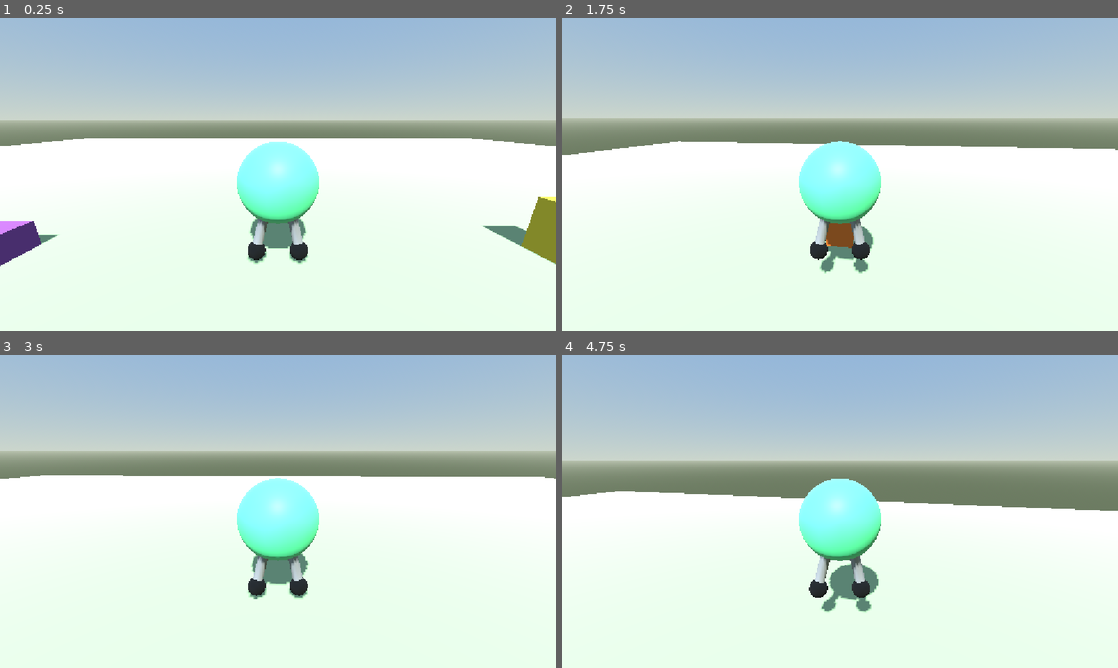
Above: before the commit, frames 1-4 (two rows, left to right).
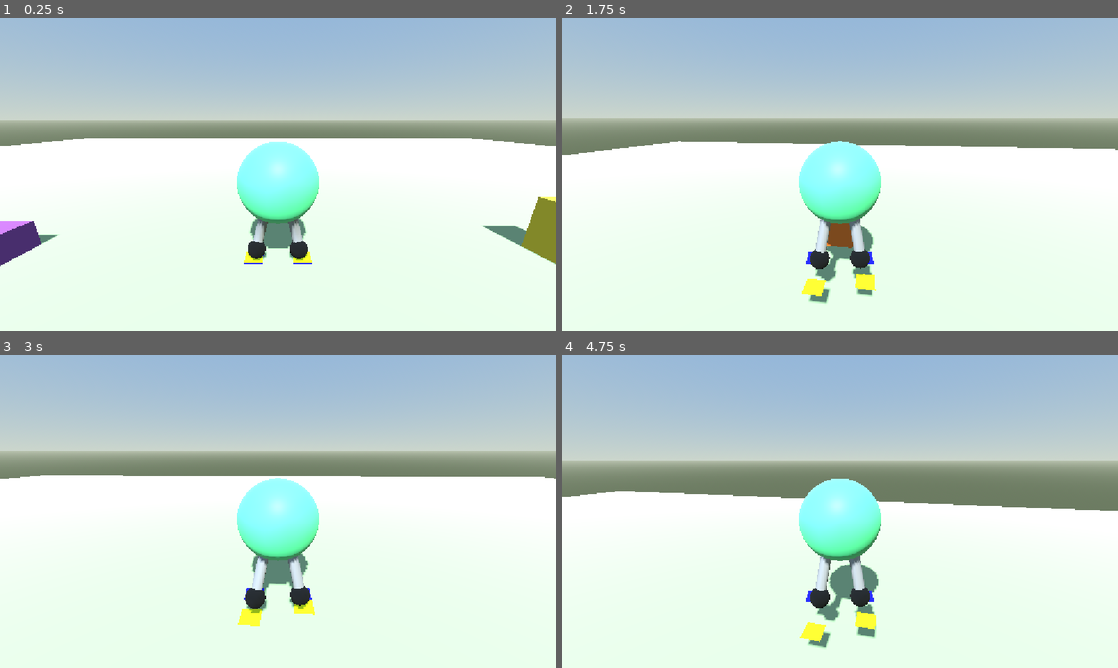
Above: after the commit, the same moments.

Repository: ar-bh/slingshot-boy
Game: Godot game, scene res://player/game.tscn
The game is run twice, just before and just after one commit, with the same random seed, the same clock (stepped at 60 frames per second) and the same inputs.
Inputs (mouse positions are in pixels of both pictures, inside the frame that each line leads up to):
- Up to frame 1 (0.25 s): no input
- Up to frame 2 (1.75 s): tap Enter at 0.5 s; move the mouse to (867, 174) at 0.52 s; hold W (move_forward) from 0.53 s (still down); tap Alt at 0.6 s; tap Space (jump) at 0.77, 1.52 s; move the mouse to (812, 174) at 1.27 s; tap Shift at 1.35 s
- Up to frame 3 (3 s): keep holding W (move_forward); move the mouse to (289, 505) at 2.02 s; tap Alt at 2.1 s; move the mouse to (272, 517) at 2.77 s; tap Shift at 2.85 s
- Up to frame 4 (4.75 s): keep holding W (move_forward); tap Space (jump) at 3.02, 3.77, 4.52 s; move the mouse to (878, 514) at 3.52 s; tap Alt at 3.6 s; move the mouse to (795, 508) at 4.27 s; tap Shift at 4.35 s

The runs differ from the first frame. In frame 1, 0.2% of the frame differs, in the area x 43-57%, y 64-79%; in frame 2, 1.4%; in frame 3, 1.1%; in frame 4, 1.5%, in the area x 42-57%, y 64-94%.

Commit message:
proc-anim prototype: teleportation

Diff:
--- a/player/legs.gd
+++ b/player/legs.gd
@@ -1,8 +1,12 @@
 @tool
 extends Node3D
 
+@export_group("Tube Legs")
 @export var thickness := -0.14
 @export var shoe_lift := 0.2
+
+@export_group("Proc Anim")
+@export var distance_threshold := 1.0
 
 var _thickness_applied := 999.0
 
@@ -12,10 +16,37 @@
 @onready var left_tube: CSGPolygon3D = $LeftTube
 @onready var right_tube: CSGPolygon3D = $RightTube
 
+@onready var left_constant: Marker3D = %LeftConstant
+@onready var right_constant: Marker3D = %RightConstant
+@onready var left_foot_target: Marker3D = %LeftFootTarget
+@onready var right_foot_target: Marker3D = %RightFootTarget
+var left_constant_pos: Vector3
+var right_constant_pos: Vector3
+
+
 func _ready() -> void:
 	if not skeleton.skeleton_updated.is_connected(_on_skeleton_updated):
 		skeleton.skeleton_updated.connect(_on_skeleton_updated)
 
+	if Engine.is_editor_hint():
+		return
+
+	left_foot_target.top_level = true
+	right_foot_target.top_level = true
+
+func _process(_delta: float) -> void:
+	if Engine.is_editor_hint():
+		return
+
+	left_constant_pos = left_constant.global_position
+	right_constant_pos = right_constant.global_position
+
+	if left_constant.global_position.distance_to(left_foot_target.global_position) > distance_threshold:
+		left_foot_target.global_position = left_constant.global_position
+	if right_constant.global_position.distance_to(right_foot_target.global_position) > distance_threshold:
+		right_foot_target.global_position = right_constant.global_position
+
+#region tubes
 func _on_skeleton_updated() -> void:
 	_apply_thickness()
 	_set_curve(left_path, "LeftHip", "LeftKnee", $"../LeftShoe/MeshInstance3D")
@@ -55,3 +86,4 @@
 
 func _bone_pos(bone_name: String) -> Vector3:
 	return skeleton.get_bone_global_pose(skeleton.find_bone(bone_name)).origin
+#endregion
--- a/player/slingshot_boy.tscn
+++ b/player/slingshot_boy.tscn
@@ -25,6 +25,20 @@
 "tilts": PackedFloat32Array(0, 0, 0, 0, 0, 0, 0, 0, 0, 0, 0, 0)
 }
 point_count = 12
+
+[sub_resource type="StandardMaterial3D" id="StandardMaterial3D_u8yam"]
+albedo_color = Color(1, 1, 0, 1)
+
+[sub_resource type="PlaneMesh" id="PlaneMesh_wqx6k"]
+material = SubResource("StandardMaterial3D_u8yam")
+size = Vector2(0.5, 0.5)
+
+[sub_resource type="StandardMaterial3D" id="StandardMaterial3D_ekwqv"]
+albedo_color = Color(0, 0, 1, 1)
+
+[sub_resource type="PlaneMesh" id="PlaneMesh_iemch"]
+material = SubResource("StandardMaterial3D_ekwqv")
+size = Vector2(0.5, 0.5)
 
 [sub_resource type="CapsuleShape3D" id="CapsuleShape3D_mn11d"]
 radius = 1.1430664
@@ -103,6 +117,7 @@
 
 [node name="Legs" type="Node3D" parent="SlingshotMesh/Skeleton" unique_id=242506008]
 script = ExtResource("3_ekwqv")
+distance_threshold = null
 
 [node name="LeftPath" type="Path3D" parent="SlingshotMesh/Skeleton/Legs" unique_id=1819692393]
 curve = SubResource("Curve3D_mn11d")
@@ -141,13 +156,21 @@
 smooth_faces = true
 
 [node name="LeftFootTarget" type="Marker3D" parent="SlingshotMesh/Skeleton" unique_id=955091862]
+unique_name_in_owner = true
 transform = Transform3D(1, 0, 0, 0, 1, 0, 0, 0, 1, -0.658, -2.202, 0.019)
 
-[node name="RightFootTarget" type="Marker3D" parent="SlingshotMesh/Skeleton" unique_id=728896682]
-transform = Transform3D(1, 0, 0, 0, 1, 0, 0, 0, 1, 0.658, -2.202, 0.019)
+[node name="MeshInstance3D" type="MeshInstance3D" parent="SlingshotMesh/Skeleton/LeftFootTarget" unique_id=55582352]
+mesh = SubResource("PlaneMesh_wqx6k")
 
 [node name="LeftPole" type="Marker3D" parent="SlingshotMesh/Skeleton" unique_id=2013079355]
 transform = Transform3D(1, 0, 0, 0, 1, 0, 0, 0, 1, -0.47, -1.47, 1)
+
+[node name="RightFootTarget" type="Marker3D" parent="SlingshotMesh/Skeleton" unique_id=728896682]
+unique_name_in_owner = true
+transform = Transform3D(1, 0, 0, 0, 1, 0, 0, 0, 1, 0.658, -2.202, 0.019)
+
+[node name="MeshInstance3D" type="MeshInstance3D" parent="SlingshotMesh/Skeleton/RightFootTarget" unique_id=531461323]
+mesh = SubResource("PlaneMesh_wqx6k")
 
 [node name="RightPole" type="Marker3D" parent="SlingshotMesh/Skeleton" unique_id=927891429]
 transform = Transform3D(1, 0, 0, 0, 1, 0, 0, 0, 1, 0.47, -1.47, 1)
@@ -177,6 +200,20 @@
 settings/1/use_virtual_end = false
 settings/1/extend_end_bone = false
 
+[node name="LeftConstant" type="Marker3D" parent="SlingshotMesh/Skeleton" unique_id=1607106341]
+unique_name_in_owner = true
+transform = Transform3D(1, 0, 0, 0, 1, 0, 0, 0, 1, -0.658, -2.202, 0.019)
+
+[node name="MeshInstance3D" type="MeshInstance3D" parent="SlingshotMesh/Skeleton/LeftConstant" unique_id=1109798055]
+mesh = SubResource("PlaneMesh_iemch")
+
+[node name="RightConstant" type="Marker3D" parent="SlingshotMesh/Skeleton" unique_id=956276769]
+unique_name_in_owner = true
+transform = Transform3D(1, 0, 0, 0, 1, 0, 0, 0, 1, 0.658, -2.202, 0.019)
+
+[node name="MeshInstance3D" type="MeshInstance3D" parent="SlingshotMesh/Skeleton/RightConstant" unique_id=1249230702]
+mesh = SubResource("PlaneMesh_iemch")
+
 [node name="Hitbox" type="CollisionShape3D" parent="." unique_id=951370208]
 transform = Transform3D(1, 0, 0, 0, 1, 0, 0, 0, 1, 0, 1.617982, 0)
 visible = false
